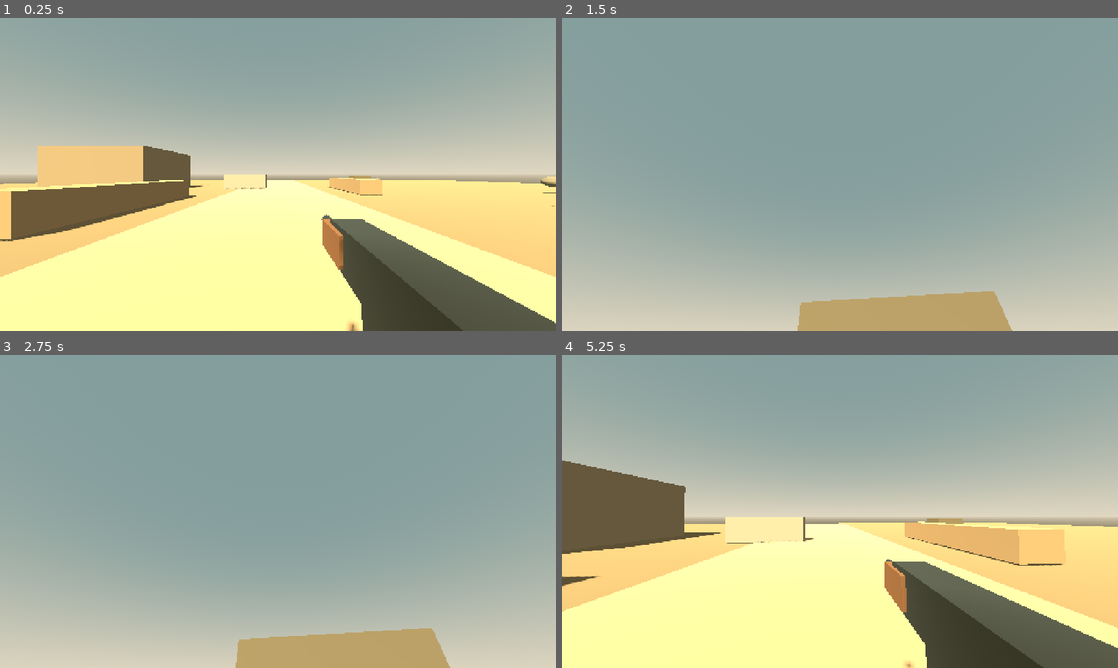
Above: before the commit, frames 1-4 (two rows, left to right).
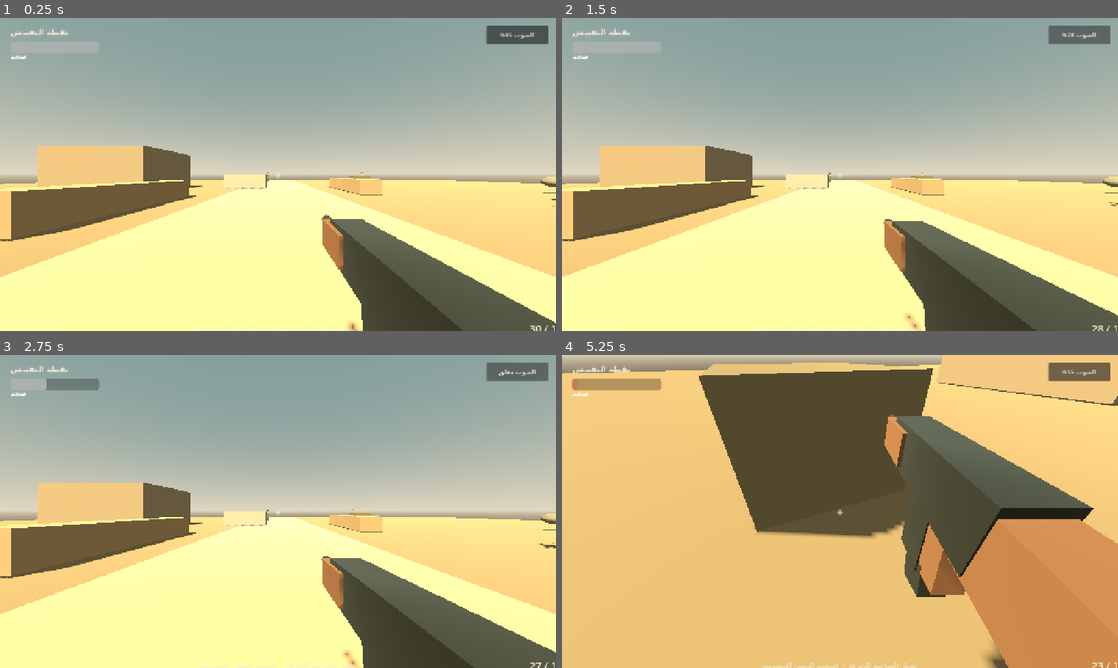
Above: after the commit, the same moments.

Repository: jufurmajid/mokfhu-
Game: Godot game, scene res://scenes/field.tscn
Two runs of this game, one before a commit and one after it. Both use one fixed random seed, a clock stepped at 60 frames per second and the inputs below. Sound files missing from this copy of the repository are replaced by a short silence.
Inputs (mouse positions are in pixels of both pictures, inside the frame that each line leads up to):
- Up to frame 1 (0.25 s): no input
- Up to frame 2 (1.5 s): click (1079, 33) at 0.5 s, where only the run after the commit has a clickable "الصوت 85%"; click (1079, 33) at 1.25 s, where only the run after the commit has a clickable "الصوت 55%"
- Up to frame 3 (2.75 s): click (517, 370) at 2 s, where only the run after the commit has a clickable "الصوت 28%"
- Up to frame 4 (5.25 s): click (1079, 370) at 2.75 s, where only the run after the commit has a clickable "الصوت مغلق"; tap Enter at 3.5 s; move the mouse to (867, 511) at 3.52 s; hold W (move_forward) from 3.53 s (still down); click (867, 511) at 3.6 s; move the mouse to (812, 511) at 4.27 s; click (812, 511) at 4.35 s; move the mouse to (851, 505) at 5.02 s; click (851, 505) at 5.1 s

The runs differ from the first frame. In frame 1, 0.9% of the frame differs, in the area x 2-100%, y 2-100%; in frame 2, 77%; in frame 3, 77%; in frame 4, 97%, in the area x 0-100%, y 0-100%.
Error before the commit: Parse Error: Cannot infer the type of "delta" variable because the value doesn't have a set type. (res://scripts/mobile_hud.gd:131)

Commit message:
Fix inferred touch delta type for Godot export

Diff:
--- a/game/scripts/mobile_hud.gd
+++ b/game/scripts/mobile_hud.gd
@@ -128,7 +128,7 @@
 				look_touch = -1
 	elif event is InputEventScreenDrag:
 		if event.index == move_touch:
-			var delta := (event.position - move_origin) / 75.0
+			var delta: Vector2 = (event.position - move_origin) / 75.0
 			move_changed.emit(Vector2(clampf(delta.x, -1, 1), clampf(delta.y, -1, 1)))
 		elif event.index == look_touch:
 			look_delta.emit(event.relative * 0.004)
